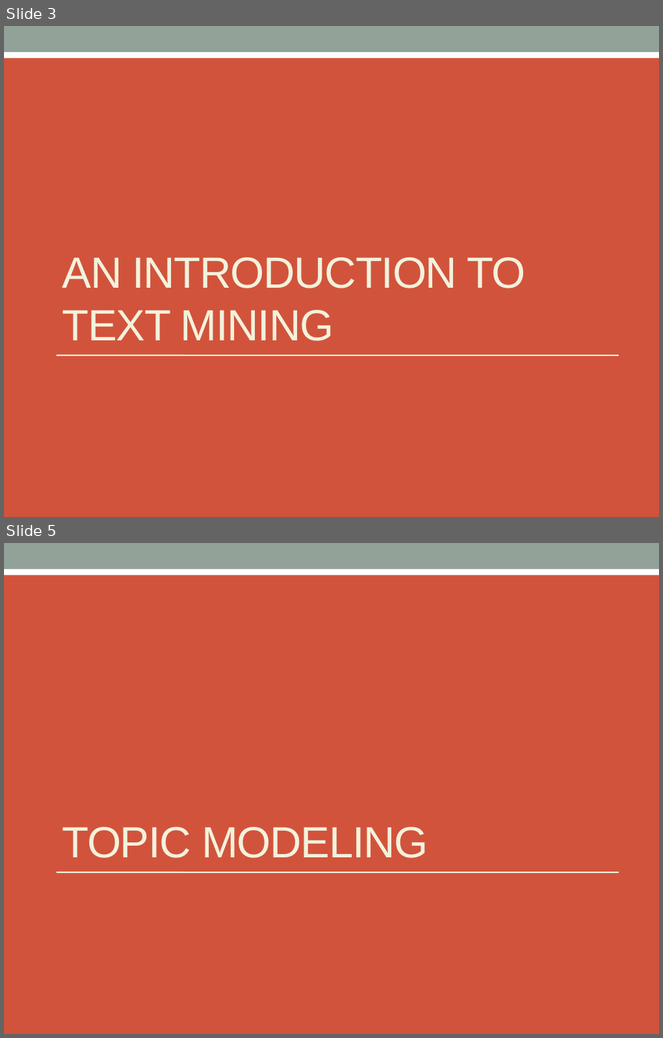
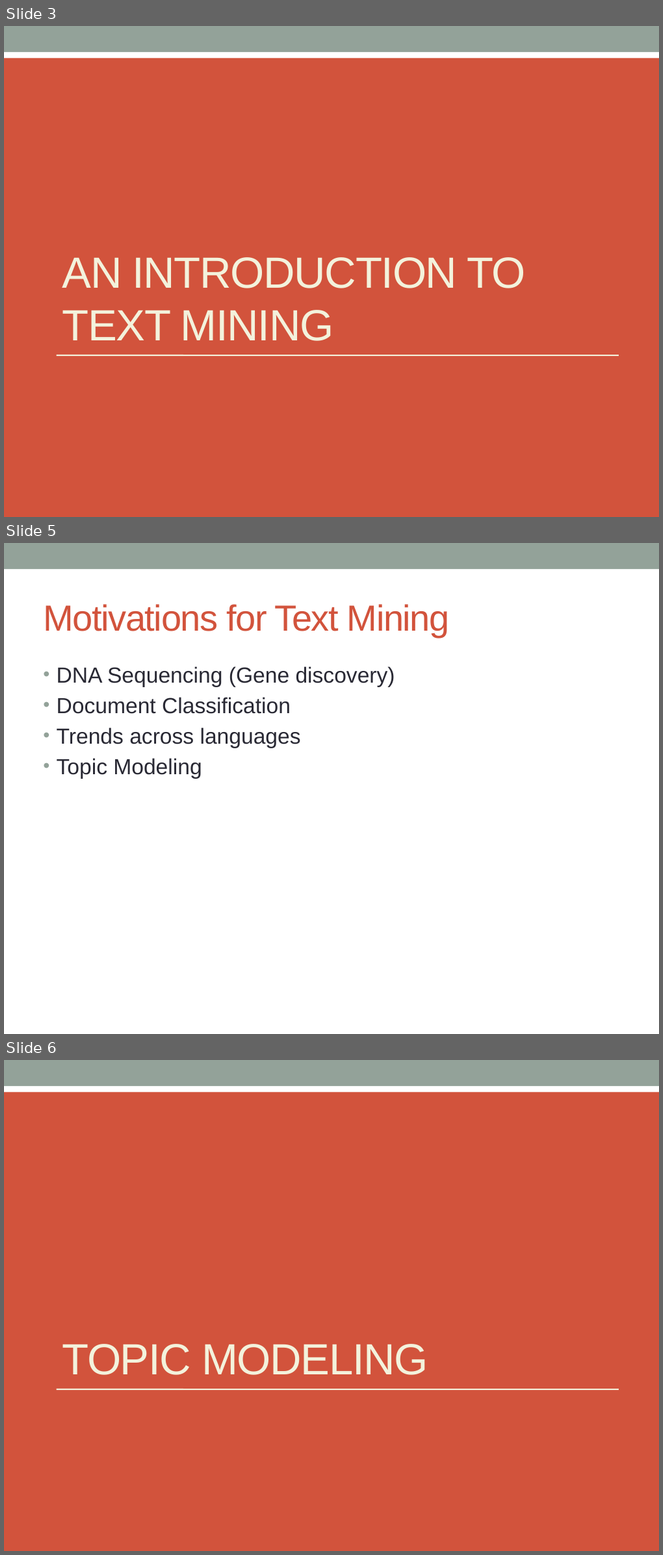
Before and after one commit to markheimann/Bayesian-ML, a slide deck: BMML_Presentation.pptx. Shown one above the other, each under a label of ours: slides 3 and 5 before the commit, slides 3, 5 and 6 after it; the slides between them are not shown. The pictures are 663x1038 and 663x1555 pixels, drawn with LibreOffice and Linux fonts; fonts in the diff are those of the drawing. Boxes give left, top, right and bottom in pixels: in the first picture for what was removed or moved away, otherwise in the second. Text is boxed around its words. In the diff, an @@ line names an element or a change of style, - is before the commit and + after.

```diff
--- a/BMML_Presentation.pptx
+++ b/BMML_Presentation.pptx
@@ slide 5 added at (x1=4, y1=543, x2=659, y2=1034), background #FFFFFF; not listed: 1 template element that a slide beside it also shows @@
@@ title added at (x1=43, y1=604, x2=450, y2=637), 40 pt, text #D2533C @@
+Motivations for Text Mining
@@ text added at (x1=57, y1=667, x2=395, y2=779), 24 pt, text #292934 @@
+• DNA Sequencing (Gene discovery)
+• Document Classification
+• Trends across languages
+• Topic Modeling
@@ what was slide 5 is now slide 6 @@
```
Also in this commit, not shown: 4 slides changed, 1 other slide added.
